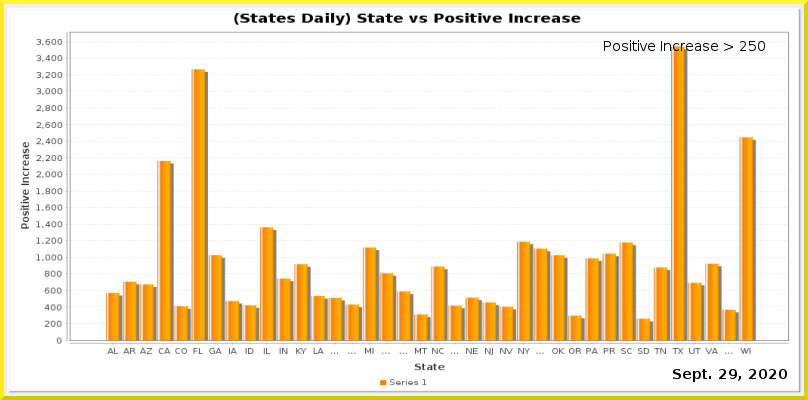
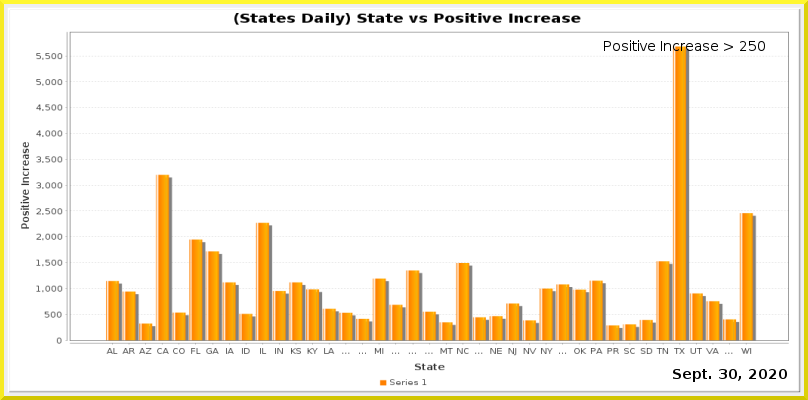
Layers edited between the first and the second 808×400 image:
painted on "Current Date" over left=719, top=369, right=737, bottom=379
painted on "Date_vs_TestIncrease.png" over left=36, top=38, right=789, bottom=356
